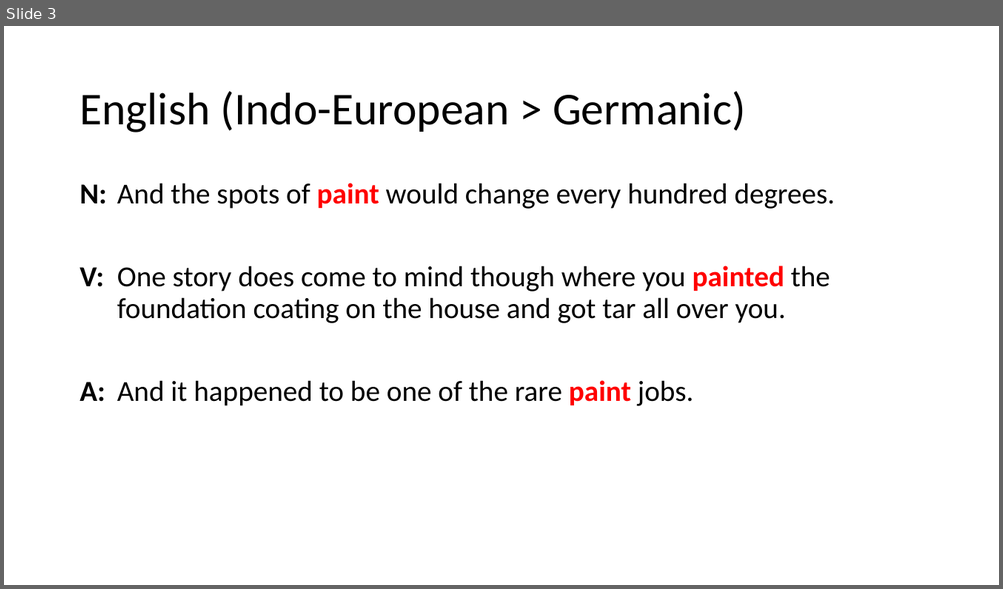
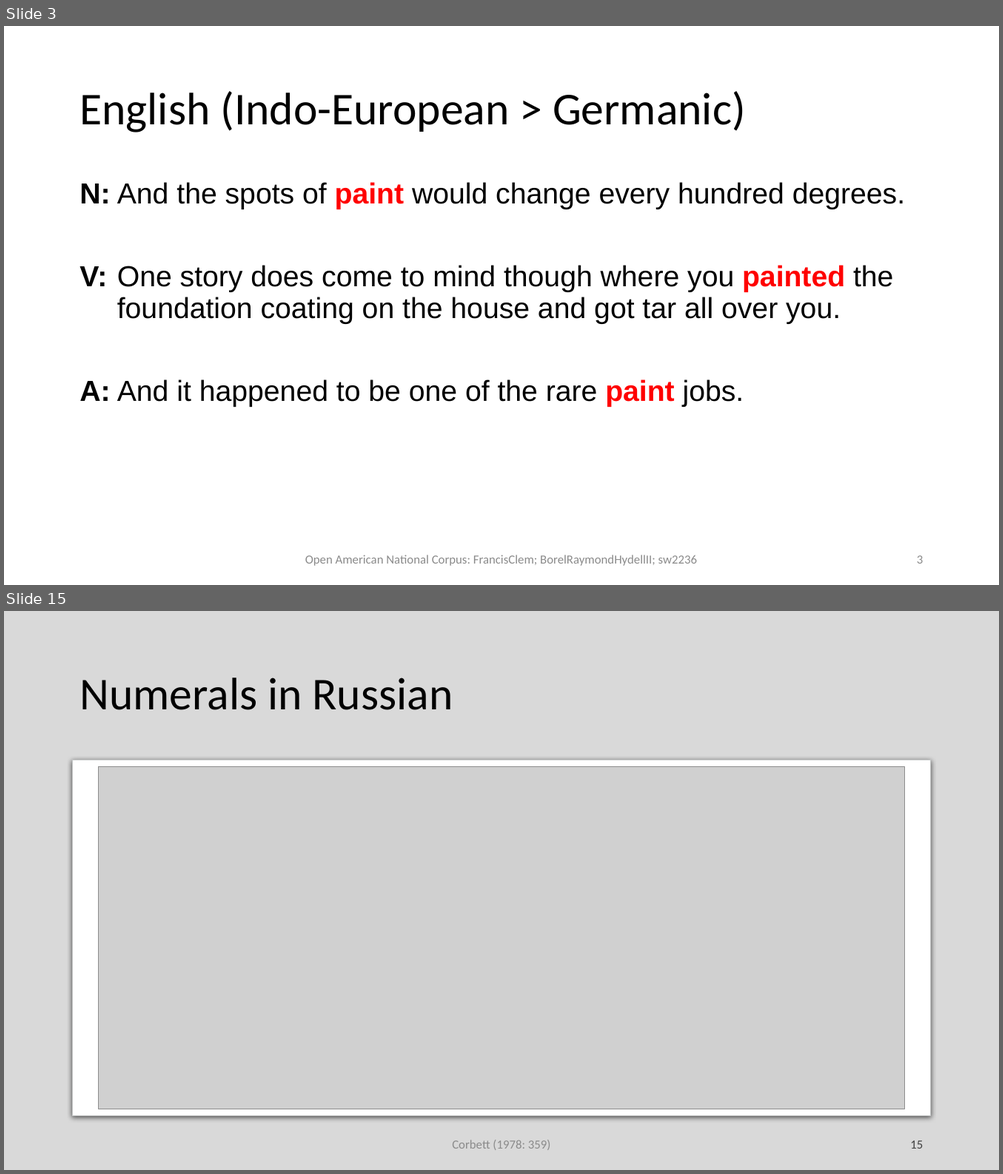
Before and after one commit to dwhieb/dissertation, a slide deck: publications/Lexical flexibility Expanding the empirical coverage/Lexical flexibility Expanding the empirical coverage.pptx. Shown one above the other, each under a label of ours: slide 3 before the commit, slides 3 and 15 after it; the slides between them are not shown. The pictures are 1003x589 and 1003x1174 pixels, drawn with LibreOffice and Linux fonts; fonts in the diff are those of the drawing; grey boxes stand for pictures. Boxes give left, top, right and bottom in pixels: in the first picture for what was removed or moved away, otherwise in the second. Text is boxed around its words. In the diff, an @@ line names an element or a change of style, - is before the commit and + after.

```diff
--- a/publications/Lexical flexibility Expanding the empirical coverage/Lexical flexibility Expanding the empirical coverage.pptx
+++ b/publications/Lexical flexibility Expanding the empirical coverage/Lexical flexibility Expanding the empirical coverage.pptx
@@ slide 15 added at (4, 611, 999, 1170), background #E7E6E6 @@
@@ rectangle added at (4, 611, 999, 1170), fill #D9D9D9 @@
@@ title added at (79, 678, 453, 710), 44 pt, text #000000 @@
+Numerals in Russian
@@ rounded rectangle added at (73, 760, 930, 1116), fill #FFFFFF, outline #C8CACA 0.75 pt @@
@@ picture added at (99, 766, 905, 1110) @@
@@ text added at (452, 1140, 551, 1150), 12 pt, text #8C8C8C @@
+Corbett (1978: 359)
@@ page number added at (910, 1141, 922, 1149), 12 pt, text #404040 @@
+15
@@ slide 3 changed as well @@
@@ text "N: And the spots of ..." at (79, 182, 905, 407): font Calibri to Arial @@
@@ text added at (305, 555, 697, 566), 12 pt, text #8C8C8C @@
+Open American National Corpus: FrancisClem; BorelRaymondHydellII; sw2236
@@ page number added at (916, 556, 922, 564), 12 pt, text #8C8C8C @@
+3
```
Also in this commit, not shown: 6 other slides changed, 62 other slides added, 2 slides removed, 4 other files.
